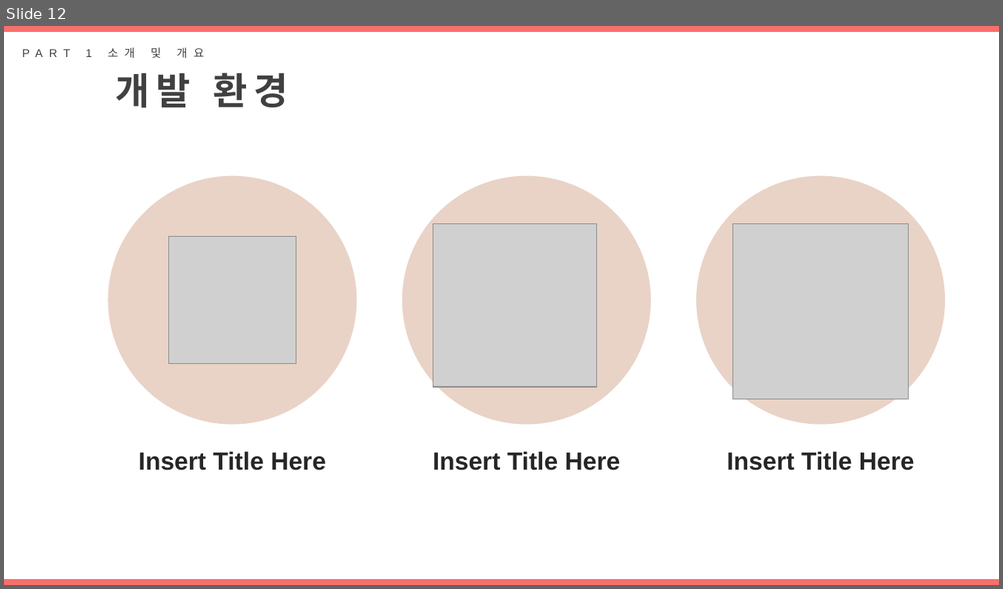
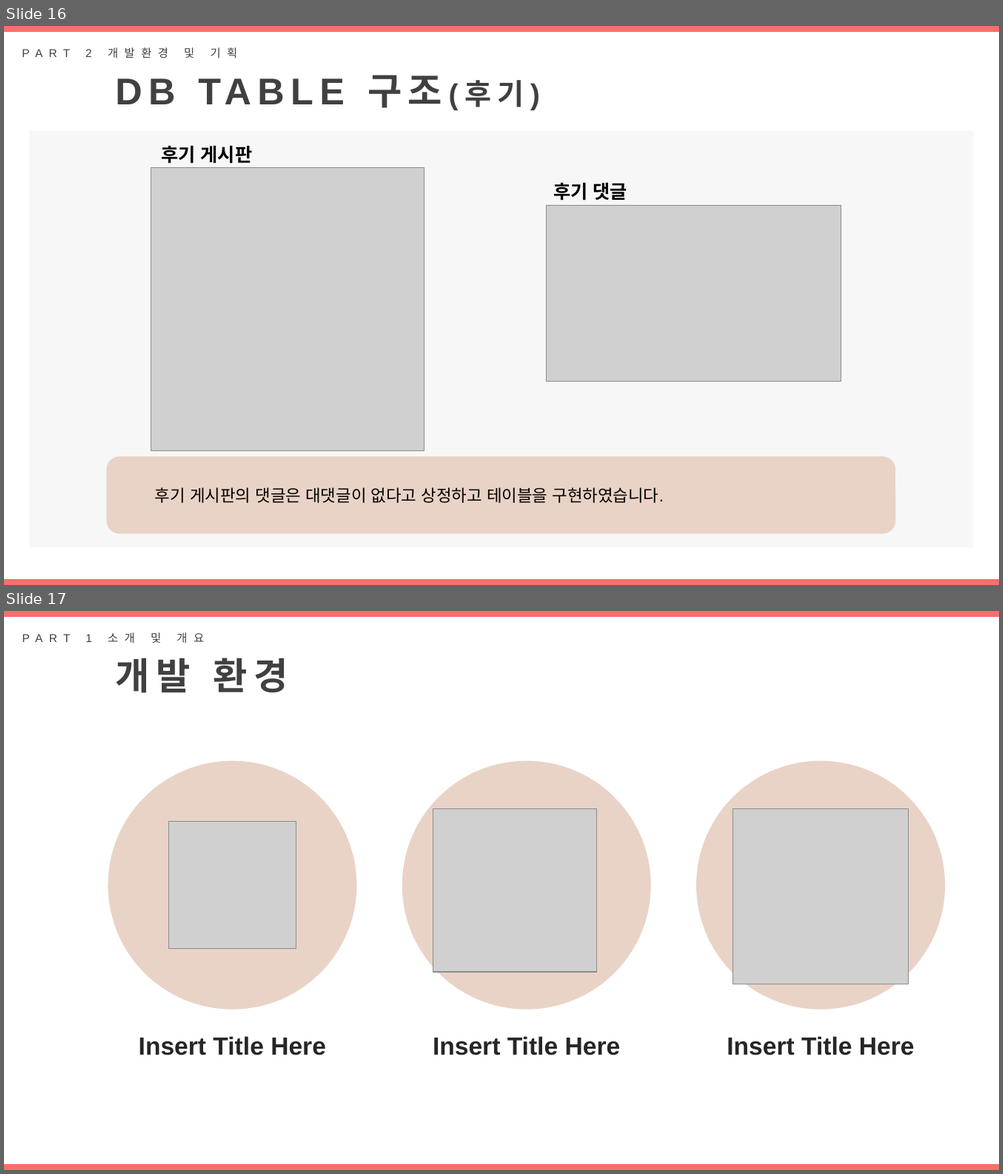
Before and after one commit to DAnomaly/SHOESFLY, a slide deck: project/B조_프로젝트_SHOEFLY.pptx. Shown one above the other, each under a label of ours: slide 12 before the commit, slides 16 and 17 after it. The pictures are 1003x589 and 1003x1174 pixels, drawn with LibreOffice and Linux fonts; fonts in the diff are those of the drawing; grey boxes stand for pictures. Boxes give left, top, right and bottom in pixels: in the first picture for what was removed or moved away, otherwise in the second. Text is boxed around its words. In the diff, an @@ line names an element or a change of style, - is before the commit and + after.

```diff
--- a/project/B조_프로젝트_SHOEFLY.pptx
+++ b/project/B조_프로젝트_SHOEFLY.pptx
@@ slide 16 added at (x1=4, y1=26, x2=999, y2=585), background #FFFFFF @@
@@ rectangle added at (x1=4, y1=26, x2=999, y2=32), fill #F86F6C @@
@@ text added at (x1=85, y1=47, x2=237, y2=58), 11 pt, text #404040 @@
+PART 2 개발환경 및 기획
@@ text added at (x1=367, y1=75, x2=524, y2=108), 36 pt, text #404040, bold @@
+DB TABLE 구조(후기)
@@ rectangle added at (x1=29, y1=131, x2=973, y2=548), fill #F7F7F7 @@
@@ text added at (x1=161, y1=146, x2=253, y2=164), 18 pt, text #000000, bold @@
+후기 게시판
@@ picture added at (x1=151, y1=168, x2=424, y2=452) @@
@@ text added at (x1=553, y1=183, x2=627, y2=201), 18 pt, text #000000, bold @@
+후기 댓글
@@ picture added at (x1=546, y1=206, x2=840, y2=381) @@
@@ rounded rectangle added at (x1=106, y1=457, x2=895, y2=535), fill #E9D3C6, 16 pt, text #000000 @@
+  후기 게시판의 댓글은 대댓글이 없다고 상정하고 테이블을 구현하였습니다.
@@ rectangle added at (x1=4, y1=580, x2=999, y2=585), fill #F86F6C @@
@@ what was slide 12 is now slide 17 @@
```
Also in this commit, not shown: 2 slides changed, 4 other slides added.
